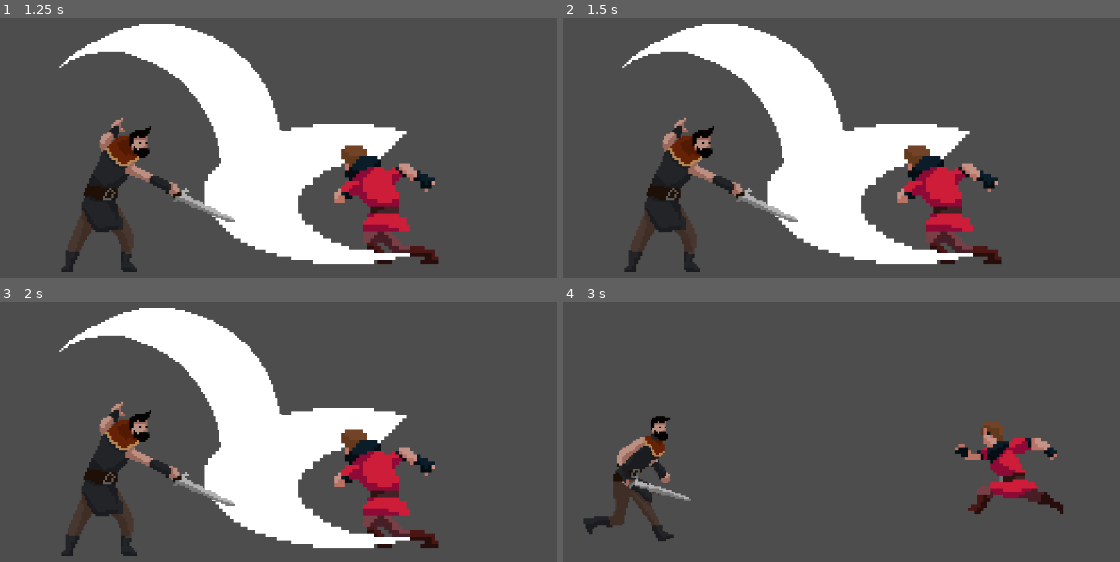
Above: before the commit, frames 1-4 (two rows, left to right).
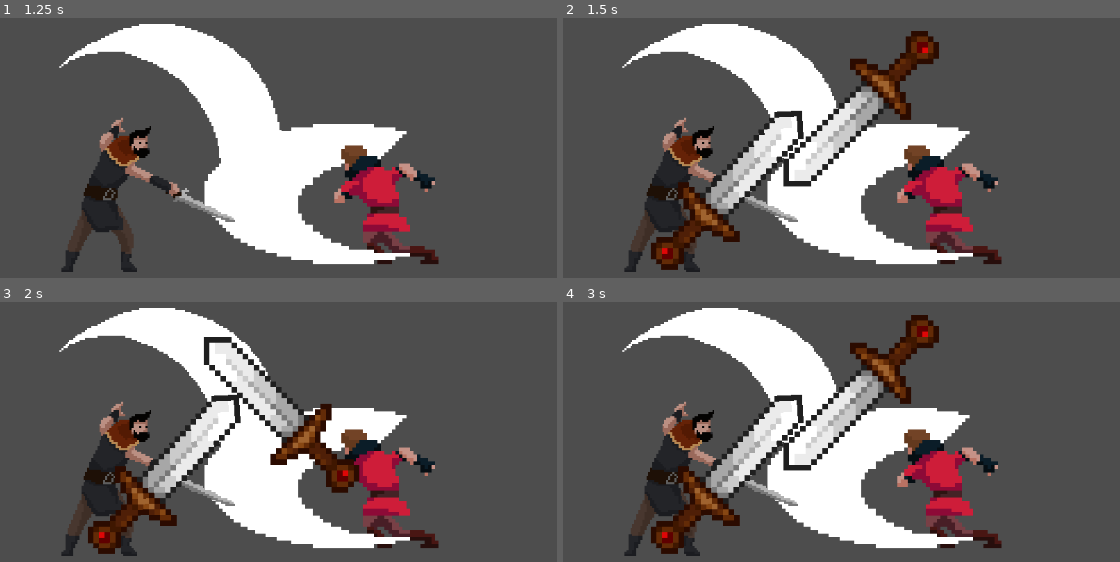
Above: after the commit, the same moments.

Repository: milana-94888u/you_are_a_weapon_now
Game: Godot game, scene res://src/arena/arena.tscn
The game is run twice, just before and just after one commit, with the same random seed, the same clock (stepped at 60 frames per second) and the same inputs.
Inputs:
- Up to frame 1 (1.25 s): tap Enter (ui_accept) at 0.5 s; hold Enter (ui_accept) from 0.53 s (still down)
- Up to frame 2 (1.5 s): release Enter (ui_accept) at 1.28 s; tap Enter (ui_accept) at 1.35 s
- Up to frame 3 (2 s): tap Enter (ui_accept) at 1.52, 1.82 s
- Up to frame 4 (3 s): tap Enter (ui_accept) at 2, 2.85 s; hold Enter (ui_accept) 2.03-2.78 s

Frame 1 is identical in both runs. In frame 2, 8.6% of the frame differs, in the area x 15-68%, y 5-97%; in frame 3, 8.6%; in frame 4, 36%, in the area x 3-90%, y 2-98%.

Commit message:
add minigame

Diff:
--- a/src/arena/arena.gd
+++ b/src/arena/arena.gd
@@ -1,4 +1,7 @@
 extends Node2D
+
+
+var minigame_scene := preload("res://src/minigames/sword_bending_minigame.tscn")
 
 
 func _ready() -> void:
@@ -8,7 +11,15 @@
 # Animation loop
 func _on_animation_player_animation_finished(anim_name: StringName) -> void:
 	if anim_name == "clash_swords":
-		await get_tree().create_timer(1).timeout
-		$AnimationPlayer.play("clash_swords_player_win")
-	elif anim_name == "clash_swords_player_win":
+		var minigame: Minigame = minigame_scene.instantiate()
+		$CanvasLayer.add_child(minigame)
+		match await minigame.game_end:
+			Minigame.GameResult.VICTORY:
+				$AnimationPlayer.play("clash_swords_player_win")
+			Minigame.GameResult.DEFEAT:
+				$AnimationPlayer.play("clash_swords_enemy_win")
+			Minigame.GameResult.DRAW:
+				$AnimationPlayer.play("clash_swords_retreat")
+		$CanvasLayer.remove_child(minigame)
+	else:
 		$AnimationPlayer.play("clash_swords")
--- a/src/arena/arena.tscn
+++ b/src/arena/arena.tscn
@@ -396,11 +396,104 @@
 "values": [Vector2(48, 120), Vector2(48, 120), Vector2(148, 120)]
 }
 
+[sub_resource type="Animation" id="Animation_sh3t6"]
+resource_name = "clash_swords_retreat"
+length = 0.4
+tracks/0/type = "value"
+tracks/0/imported = false
+tracks/0/enabled = true
+tracks/0/path = NodePath("Player:animation")
+tracks/0/interp = 1
+tracks/0/loop_wrap = true
+tracks/0/keys = {
+"times": PackedFloat32Array(0),
+"transitions": PackedFloat32Array(1),
+"update": 1,
+"values": [&"run"]
+}
+tracks/1/type = "method"
+tracks/1/imported = false
+tracks/1/enabled = true
+tracks/1/path = NodePath("Player")
+tracks/1/interp = 1
+tracks/1/loop_wrap = true
+tracks/1/keys = {
+"times": PackedFloat32Array(0),
+"transitions": PackedFloat32Array(1),
+"values": [{
+"args": [&"run"],
+"method": &"play_backwards"
+}]
+}
+tracks/2/type = "value"
+tracks/2/imported = false
+tracks/2/enabled = true
+tracks/2/path = NodePath("Enemy:animation")
+tracks/2/interp = 1
+tracks/2/loop_wrap = true
+tracks/2/keys = {
+"times": PackedFloat32Array(0),
+"transitions": PackedFloat32Array(1),
+"update": 1,
+"values": [&"run"]
+}
+tracks/3/type = "method"
+tracks/3/imported = false
+tracks/3/enabled = true
+tracks/3/path = NodePath("Enemy")
+tracks/3/interp = 1
+tracks/3/loop_wrap = true
+tracks/3/keys = {
+"times": PackedFloat32Array(0),
+"transitions": PackedFloat32Array(1),
+"values": [{
+"args": [&"run"],
+"method": &"play_backwards"
+}]
+}
+tracks/4/type = "value"
+tracks/4/imported = false
+tracks/4/enabled = true
+tracks/4/path = NodePath("Enemy:position")
+tracks/4/interp = 1
+tracks/4/loop_wrap = true
+tracks/4/keys = {
+"times": PackedFloat32Array(0, 0.4),
+"transitions": PackedFloat32Array(1, 1),
+"update": 0,
+"values": [Vector2(404, 0), Vector2(504, 0)]
+}
+tracks/5/type = "value"
+tracks/5/imported = false
+tracks/5/enabled = true
+tracks/5/path = NodePath("Player:position")
+tracks/5/interp = 1
+tracks/5/loop_wrap = true
+tracks/5/keys = {
+"times": PackedFloat32Array(0, 0.4),
+"transitions": PackedFloat32Array(1, 1),
+"update": 0,
+"values": [Vector2(148, 120), Vector2(48, 120)]
+}
+tracks/6/type = "value"
+tracks/6/imported = false
+tracks/6/enabled = true
+tracks/6/path = NodePath("Camera2D:zoom")
+tracks/6/interp = 1
+tracks/6/loop_wrap = true
+tracks/6/keys = {
+"times": PackedFloat32Array(0, 0.4),
+"transitions": PackedFloat32Array(1, 1),
+"update": 0,
+"values": [Vector2(1.2, 1.2), Vector2(1, 1)]
+}
+
 [sub_resource type="AnimationLibrary" id="AnimationLibrary_ntmkd"]
 _data = {
 "clash_swords": SubResource("Animation_q02qm"),
 "clash_swords_enemy_win": SubResource("Animation_2n1xu"),
 "clash_swords_player_win": SubResource("Animation_2ti6p"),
+"clash_swords_retreat": SubResource("Animation_sh3t6"),
 "fight": SubResource("Animation_yhyl1")
 }
 
@@ -409,6 +502,7 @@
 
 [node name="Enemy" parent="." instance=ExtResource("3_ujowl")]
 position = Vector2(504, 0)
+animation = &"idle"
 flip_h = true
 
 [node name="Player" parent="." instance=ExtResource("1_01btu")]
@@ -422,4 +516,6 @@
 "": SubResource("AnimationLibrary_ntmkd")
 }
 
+[node name="CanvasLayer" type="CanvasLayer" parent="."]
+
 [connection signal="animation_finished" from="AnimationPlayer" to="." method="_on_animation_player_animation_finished"]
--- a/src/minigames/sword_bending_minigame.gd
+++ b/src/minigames/sword_bending_minigame.gd
@@ -6,7 +6,7 @@
 var rotation_clockwise := false
 
 
-enum GameResult {VICORY, DEFEAT, DRAW}
+enum GameResult {VICTORY, DEFEAT, DRAW}
 
 
 signal game_end(result: GameResult)
@@ -19,4 +19,31 @@
 		sword_rotation -= delta
 	if rotation_clockwise and sword_rotation >= 0.3 or (not rotation_clockwise) and sword_rotation <= -0.3:
 		rotation_clockwise = not rotation_clockwise
-	($TextureRect.material as ShaderMaterial).set_shader_parameter("rotation", sword_rotation)
+	($Player.material as ShaderMaterial).set_shader_parameter("rotation", sword_rotation)
+
+
+func end_game() -> void:
+	set_process(false)
+	randomize()
+	if randi_range(0, 1):
+		$Enemy.position = Vector2i(576, 172)
+		$Enemy.flip_v = true
+	else:
+		$Enemy.position = Vector2i(552, 204)
+		$Enemy.flip_v = false
+	$Enemy.visible = true
+	await get_tree().create_timer(2).timeout
+	if $Enemy.flip_v == ((sword_rotation < 0) == rotation_clockwise):
+		game_end.emit(GameResult.VICTORY)
+	else:
+		game_end.emit(GameResult.DEFEAT)
+
+
+func _on_timer_timeout() -> void:
+	game_end.emit(GameResult.DRAW)
+
+
+func _input(event: InputEvent) -> void:
+	if event.is_action_pressed("ui_accept"):
+		remove_child($Timer)
+		end_game()
--- a/src/minigames/sword_bending_minigame.tscn
+++ b/src/minigames/sword_bending_minigame.tscn
@@ -5,8 +5,9 @@
 [ext_resource type="Shader" path="res://src/minigames/elastic_sword.gdshader" id="2_vnjm6"]
 
 [sub_resource type="ShaderMaterial" id="ShaderMaterial_v1425"]
+resource_local_to_scene = true
 shader = ExtResource("2_vnjm6")
-shader_parameter/rotation = 10.0
+shader_parameter/rotation = 0.0
 shader_parameter/rotation_offset = Vector2(0.5, 0.5)
 
 [node name="SwordBendingMinigame" type="Control"]
@@ -18,10 +19,50 @@
 grow_vertical = 2
 script = ExtResource("1_8hcvr")
 
-[node name="TextureRect" type="TextureRect" parent="."]
+[node name="Player" type="TextureRect" parent="."]
 texture_filter = 1
 material = SubResource("ShaderMaterial_v1425")
-layout_mode = 0
-offset_right = 648.0
-offset_bottom = 648.0
+layout_mode = 1
+anchors_preset = 8
+anchor_left = 0.5
+anchor_top = 0.5
+anchor_right = 0.5
+anchor_bottom = 0.5
+offset_left = -192.0
+offset_top = -32.0
+offset_right = -128.0
+offset_bottom = 32.0
+grow_horizontal = 2
+grow_vertical = 2
+scale = Vector2(8, 8)
+pivot_offset = Vector2(32, 32)
 texture = ExtResource("2_jgr5m")
+stretch_mode = 3
+
+[node name="Enemy" type="TextureRect" parent="."]
+visible = false
+texture_filter = 1
+layout_mode = 1
+anchors_preset = 8
+anchor_left = 0.5
+anchor_top = 0.5
+anchor_right = 0.5
+anchor_bottom = 0.5
+offset_left = -24.0
+offset_top = -120.0
+offset_right = 40.0
+offset_bottom = -56.0
+grow_horizontal = 2
+grow_vertical = 2
+scale = Vector2(8, 8)
+pivot_offset = Vector2(32, 32)
+texture = ExtResource("2_jgr5m")
+stretch_mode = 3
+flip_h = true
+
+[node name="Timer" type="Timer" parent="."]
+wait_time = 5.0
+one_shot = true
+autostart = true
+
+[connection signal="timeout" from="Timer" to="." method="_on_timer_timeout"]
Not shown: 1 places in src/arena/arena.tscn that only renumber resources
